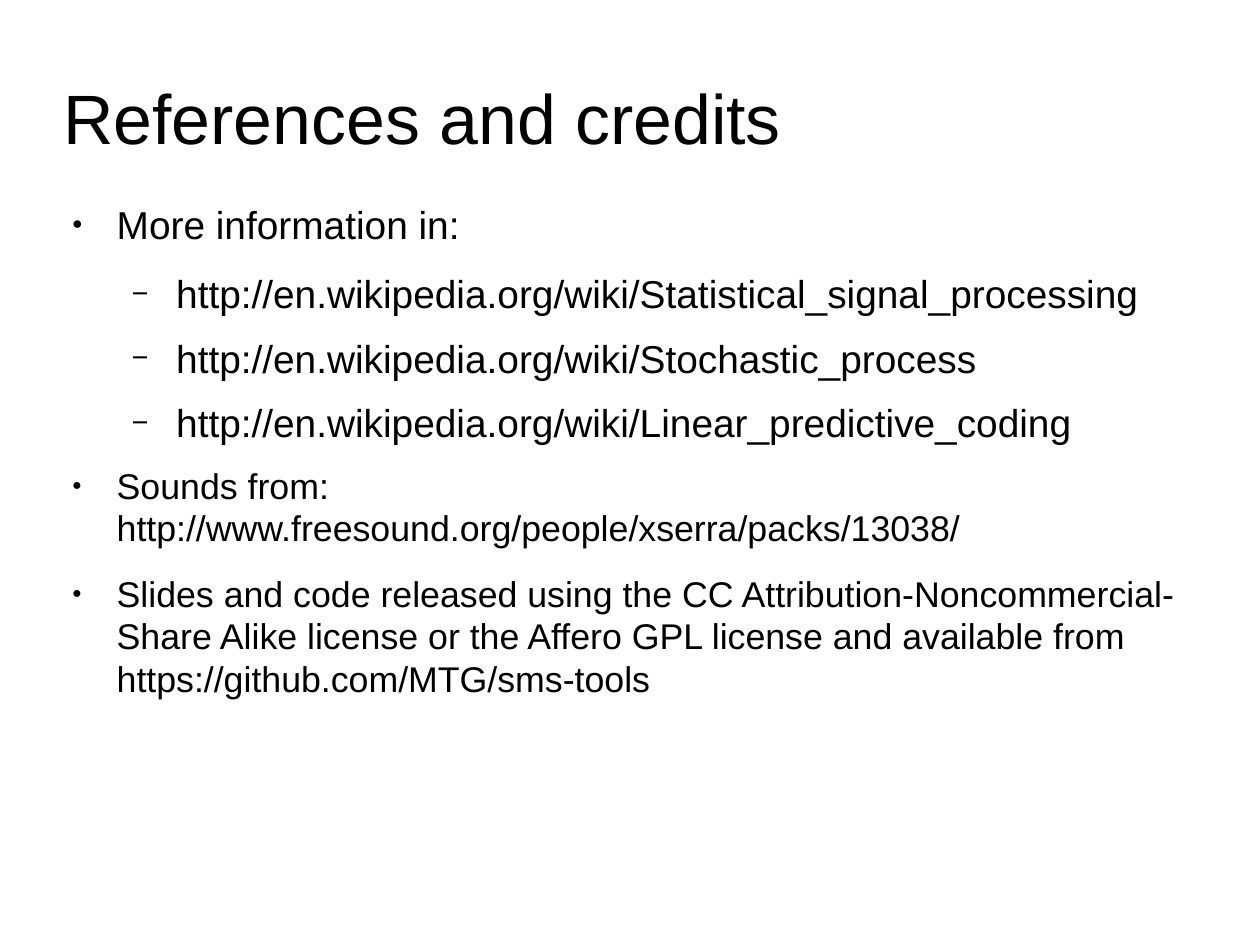
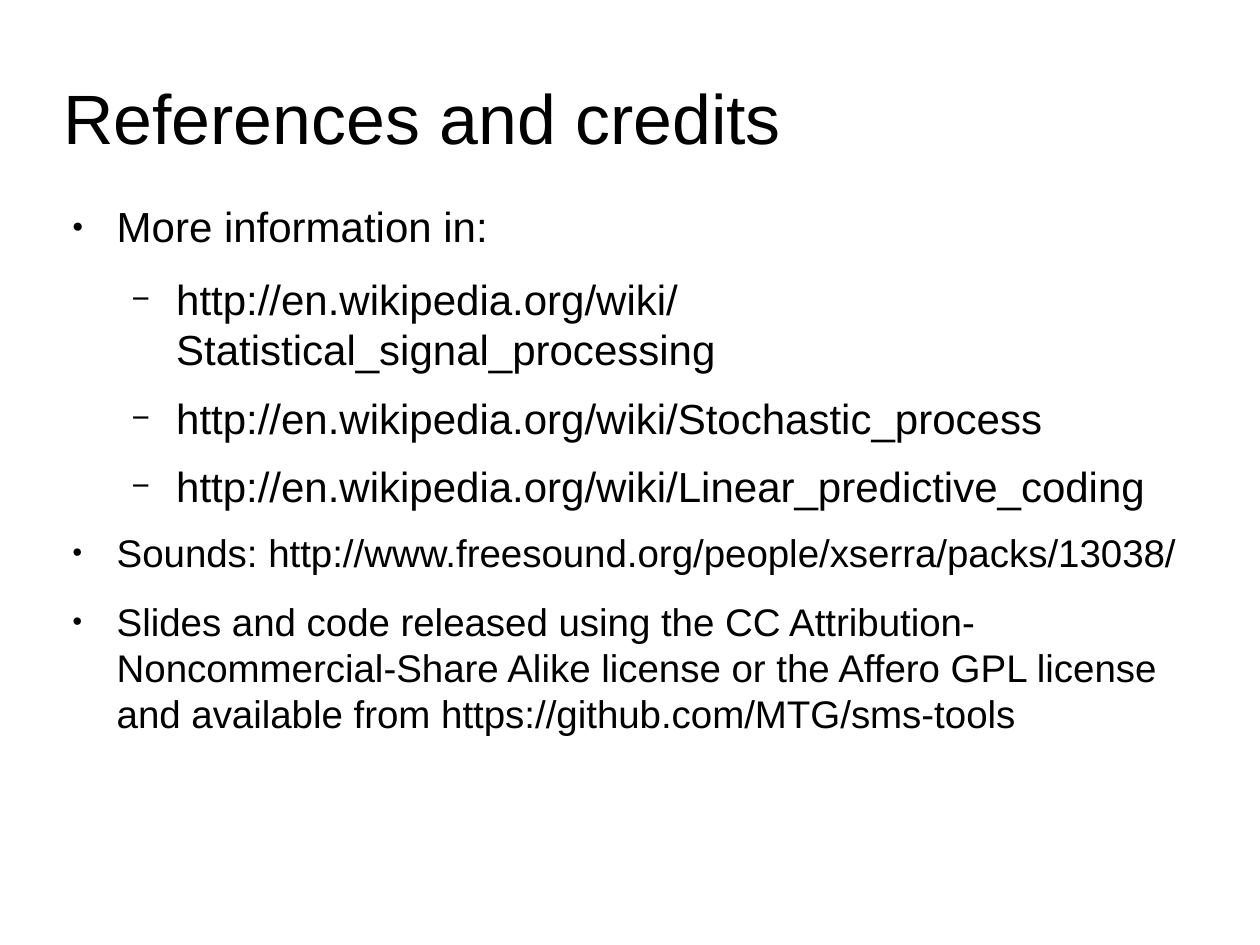
Before and after one commit to hoinx/sms-tools, a slide deck: slide 16 of lectures/7-Sinusoidal-plus-residual-model/7T1-Stochastic-model.odp. Drawn at 1260x945 pixels with LibreOffice and Linux fonts; fonts in the diff are those of the drawing. Boxes give left, top, right and bottom in pixels: in the first picture for what was removed or moved away, otherwise in the second. Text is boxed around its words. In the diff, an @@ line names an element or a change of style, - is before the commit and + after.

```diff
--- a/lectures/7-Sinusoidal-plus-residual-model/7T1-Stochastic-model.odp
+++ b/lectures/7-Sinusoidal-plus-residual-model/7T1-Stochastic-model.odp
@@ text at [117, 211, 1157, 736]: size 22.2 to 24 pt in "More information in:", "http://en.wikipedia.org/wiki/Statistical_signal_processing", "http://en.wikipedia.org/wiki/Stochastic_process", "http://en.wikipedia.org/wiki/Linear_predictive_coding"; size 20.4 to 22 pt in "Slides and code released using the CC ..." @@
@@ text at [117, 539, 1175, 575]: text changed; size 20.4 to 22 pt @@
-● Sounds from: http://www.freesound.org/people/xserra/packs/13038/
+● Sounds: http://www.freesound.org/people/xserra/packs/13038/
```
Also in this commit, not shown: 27 other files.
